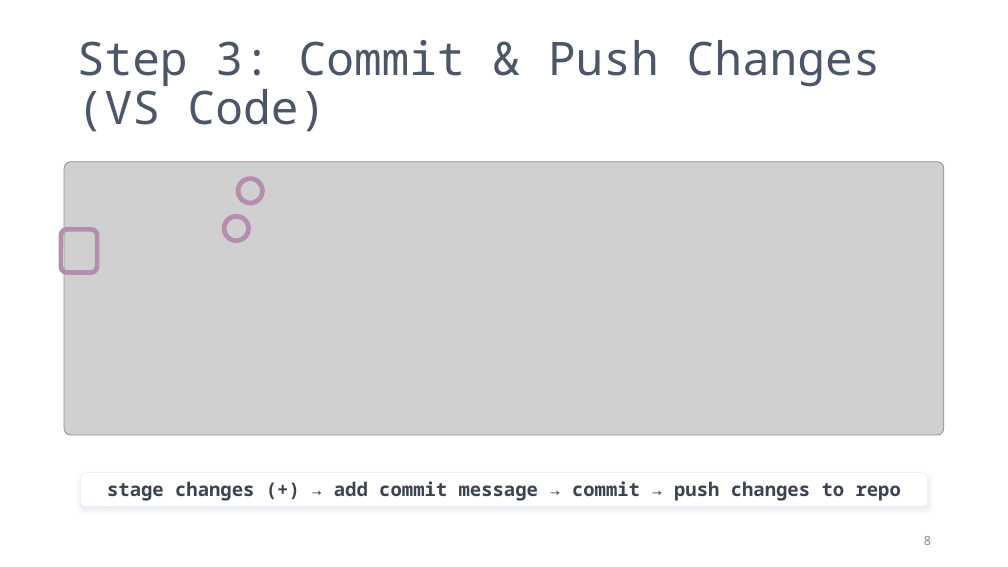
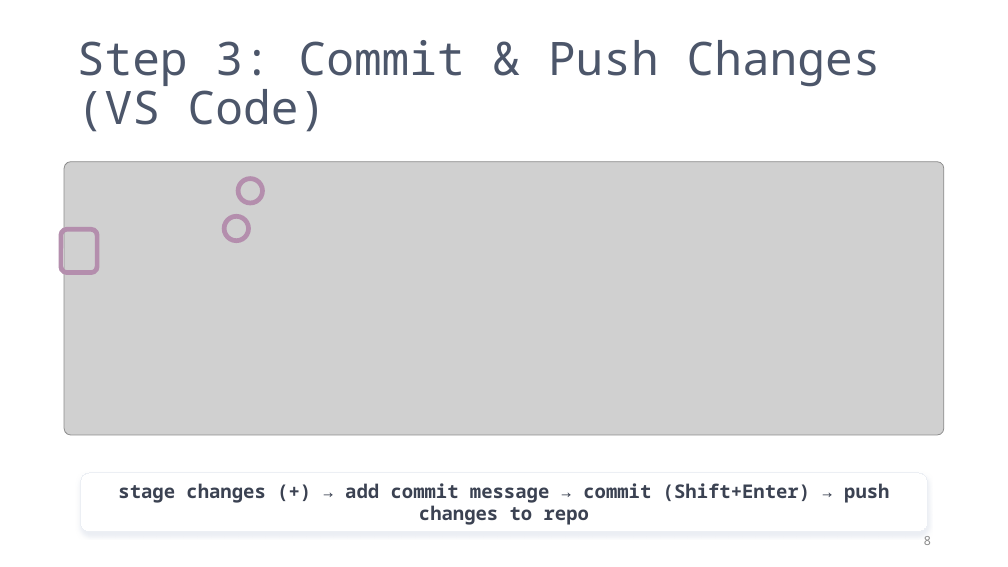
Before and after one commit to PIFSCstockassessments/SAP_github_workflow, a slide deck: slide 8 of docs/GitHub Workflow for SAP.pptx. Drawn at 1008x567 pixels with LibreOffice and Linux fonts; fonts in the diff are those of the drawing; grey boxes stand for pictures. Boxes give left, top, right and bottom in pixels: in the first picture for what was removed or moved away, otherwise in the second. Text is boxed around its words. In the diff, an @@ line names an element or a change of style, - is before the commit and + after.

```diff
--- a/docs/GitHub Workflow for SAP.pptx
+++ b/docs/GitHub Workflow for SAP.pptx
@@ rounded rectangle "stage changes (+) → add ..." resized from (x1=80, y1=473, x2=928, y2=507) to (x1=80, y1=473, x2=928, y2=532) @@
@@ text in rounded rectangle at (x1=118, y1=483, x2=889, y2=525): text changed @@
-stage changes (+) → add commit message → commit → push changes to repo
+stage changes (+) → add commit message → commit (Shift+Enter) → push changes to repo
```
Also in this commit, not shown: 3 other slides changed.
